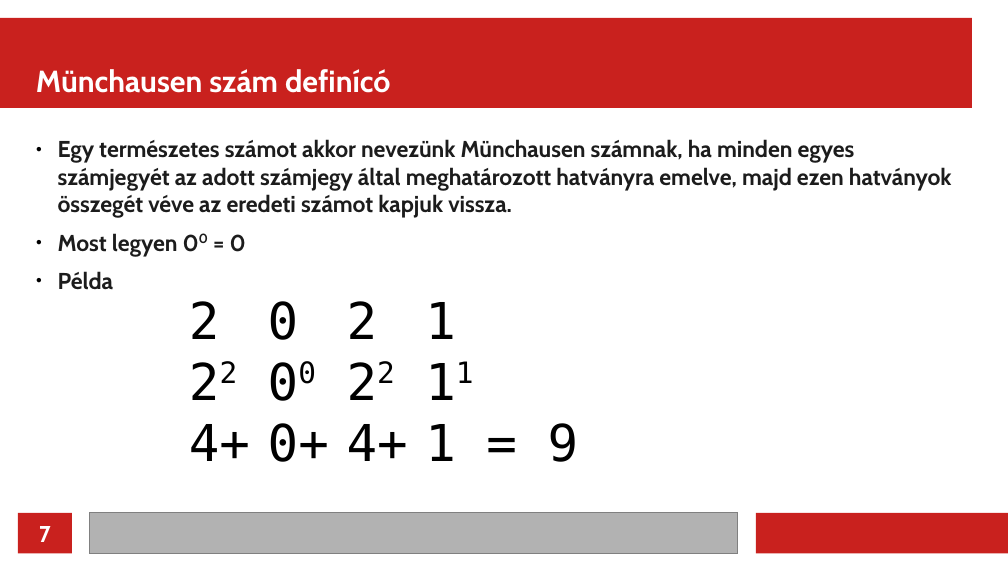
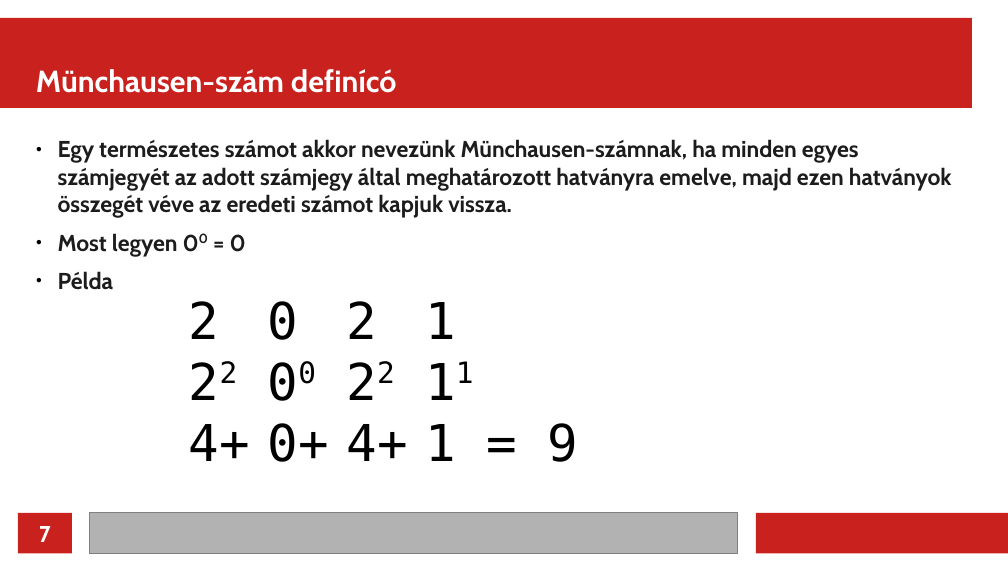
Before and after one commit to rkeeves/munchausen, a slide deck: slide 7 of presentation/munchausen_basic.odp. Drawn at 1008x567 pixels with LibreOffice and Linux fonts; fonts in the diff are those of the drawing. Boxes give left, top, right and bottom in pixels: in the first picture for what was removed or moved away, otherwise in the second. Text is boxed around its words. In the diff, an @@ line names an element or a change of style, - is before the commit and + after.

```diff
--- a/presentation/munchausen_basic.odp
+++ b/presentation/munchausen_basic.odp
@@ title at [36,69,397,93]: text changed @@
-Münchausen szám definícó
+Münchausen-szám definícó
@@ text at [58,139,952,218]: text changed @@
-● Egy természetes számot akkor nevezünk Münchausen számnak, ha minden egyes számjegyét az adott számjegy által meghatározott hatványra emelve, majd ezen hatványok összegét véve az eredeti számot kapjuk vissza.
+● Egy természetes számot akkor nevezünk Münchausen-számnak, ha minden egyes számjegyét az adott számjegy által meghatározott hatványra emelve, majd ezen hatványok összegét véve az eredeti számot kapjuk vissza.
```
Also in this commit, not shown: 90 other slides changed, 3 other files.
